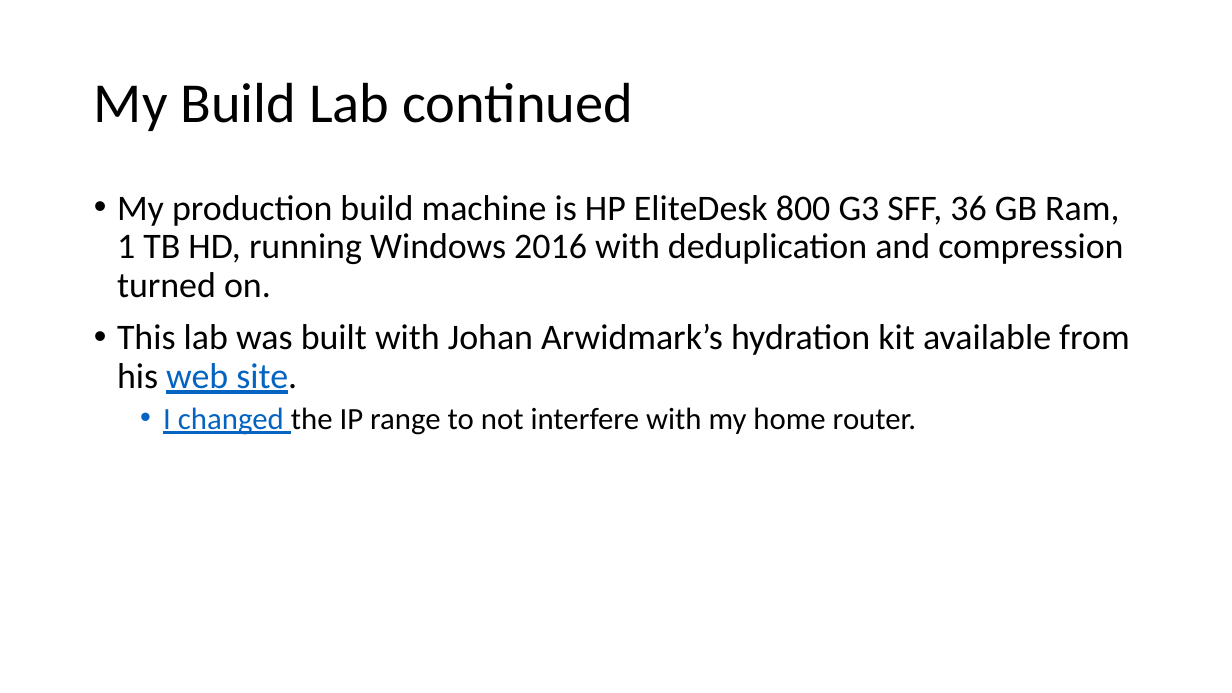
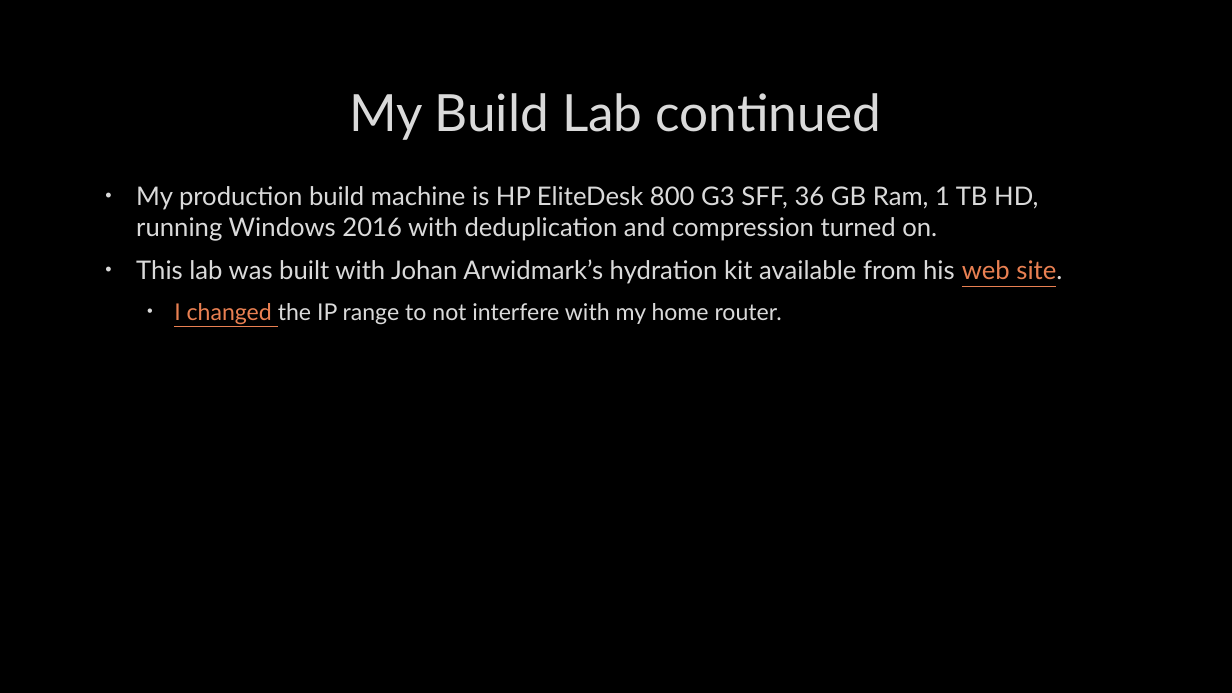
Before and after one commit to fydexx/HECC-2018, a slide deck: slide 5 of Deploying Windows 10 With MDT - Intro Slides.pptx. Drawn at 1232x693 pixels with LibreOffice and Linux fonts; fonts in the diff are those of the drawing; background and template pictures are left out. Boxes give left, top, right and bottom in pixels: in the first picture for what was removed or moved away, otherwise in the second. Text is boxed around its words. In the diff, an @@ line names an element or a change of style, - is before the commit and + after.

```diff
--- a/Deploying Windows 10 With MDT - Intro Slides.pptx
+++ b/Deploying Windows 10 With MDT - Intro Slides.pptx
@@ background #FFFFFF to picture (left out) @@
@@ title "My Build Lab continued": place and size @@
-title "My Build Lab continued" at [94, 82, 633, 131]
+title "My Build Lab continued" at [349, 93, 882, 140]
@@ title "My Build Lab continued" at [349, 93, 882, 140]: size 44 to 40 pt, font Calibri to Lato, text colour #000000 to #DADADA, letter outline none to #404040 0.75 pt; alignment left to centre; line spacing 0.9 to 1 @@
@@ text "My production build machine is ...": place and size @@
-text "My production build machine is ..." at [117, 195, 1129, 435]
+text "My production build machine is ..." at [136, 186, 1062, 325]
@@ text "My production build machine is ..." at [136, 186, 1062, 325]: size 28 to 20 pt in "My production build machine is HP EliteDesk ...", "This lab was built with Johan Arwidmark’s ..."; font Calibri to Lato, text colour #000000 to #DADADA, letter outline none to #404040 0.75 pt; text colour #0563C1 to #E98052 in "web site.", "I changed"; size 24 to 18 pt in "I changed the IP range to not ..."; indent changed; line spacing 0.9 to 1; more space between paragraphs @@
```
Also in this commit, not shown: 4 other slides changed.
